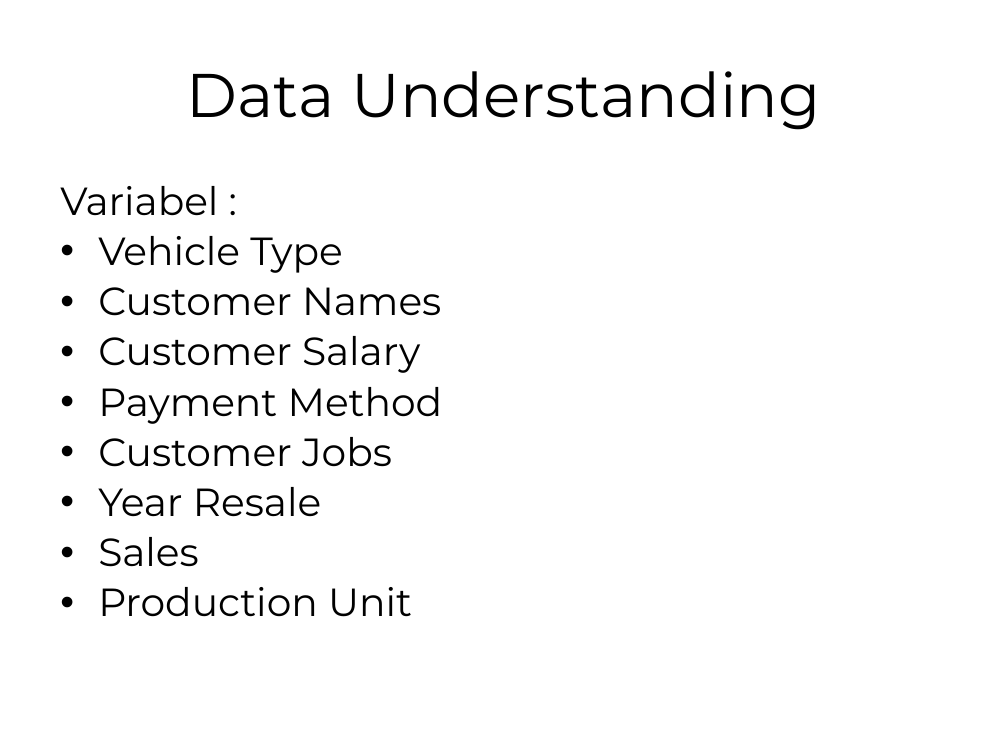
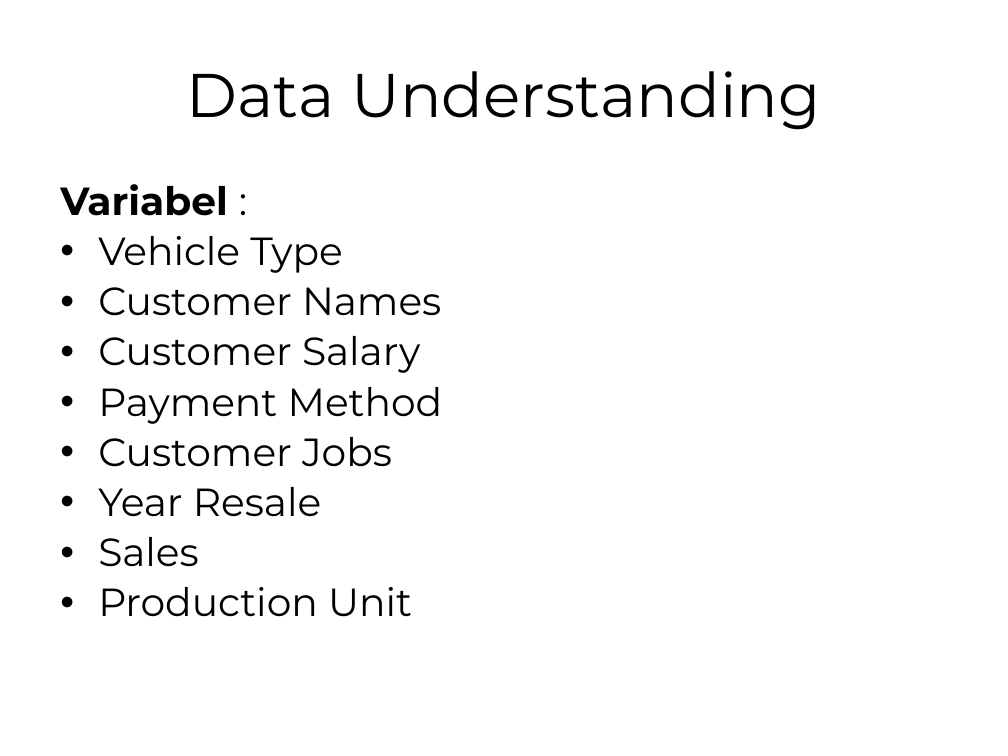
Before and after one commit to TunggalMAT/Data-Scientist-Bootcamp, a slide deck: slide 7 of KELOMPOK 2.pptx (slide 8 before the commit). Drawn at 1008x756 pixels with LibreOffice and Linux fonts; fonts in the diff are those of the drawing. Boxes give left, top, right and bottom in pixels: in the first picture for what was removed or moved away, otherwise in the second. Text is boxed around its words. In the diff, an @@ line names an element or a change of style, - is before the commit and + after.

```diff
--- a/KELOMPOK 2.pptx
+++ b/KELOMPOK 2.pptx
@@ text at [60,184,227,216]: bold on in "Variabel" @@
```
Also in this commit, not shown: 2 other slides changed, 1 slide removed.
